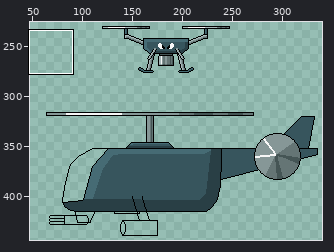
One commit to this pixel-art file: Blazing Geostation/pyropter.aseprite. Above: a wide view before the commit, with the close-up outlined.
Close-up. First the earlier version:
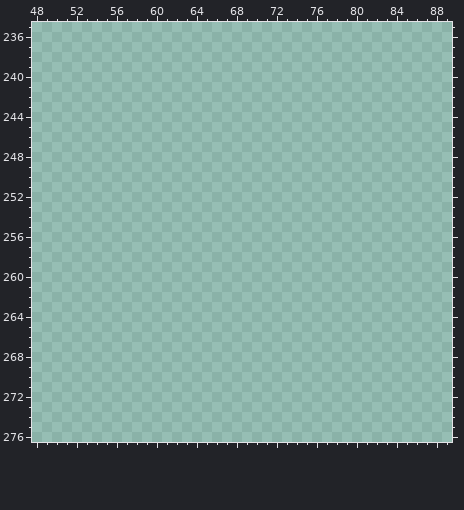
368x800 pixels, 1 frame. Colours within 5 levels of each other are drawn and written as one. Shown: x 48..89, y 235..276. The wide view leaves out empty margins. The commit also changed other parts of the picture, which this record leaves out.
The same view after the edit:
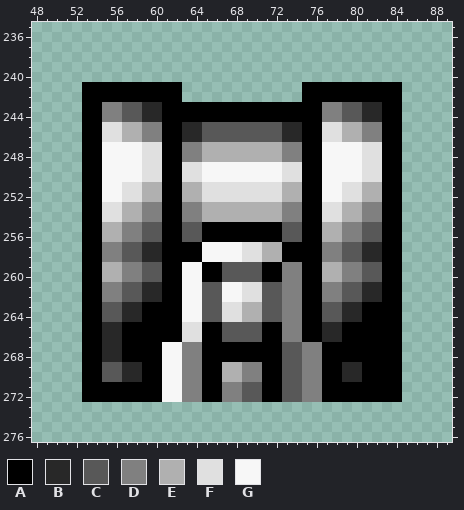
Palette (. is transparent): A #000000  B #282828  C #585858  D #808080  E #b0b0b0  F #e0e0e0  G #f7f7f7
What changed:
--- layer "Layer 3"
@@ x 48..89 @@
 240 ..........................................
-241 ..........................................
-242 ..........................................
-243 ..........................................
-244 ..........................................
-245 ..........................................
-246 ..........................................
-247 ..........................................
-248 ..........................................
-249 ..........................................
-250 ..........................................
-251 ..........................................
-252 ..........................................
-253 ..........................................
-254 ..........................................
-255 ..........................................
-256 ..........................................
-257 ..........................................
-258 ..........................................
-259 ..........................................
-260 ..........................................
-261 ..........................................
-262 ..........................................
-263 ..........................................
-264 ..........................................
-265 ..........................................
-266 ..........................................
-267 ..........................................
-268 ..........................................
-269 ..........................................
-270 ..........................................
-271 ..........................................
-272 ..........................................
+241 .....AAAAAAAAAA............AAAAAAAAAA.....
+242 .....AAAAAAAAAA............AAAAAAAAAA.....
+243 .....AADDCCBBAAAAAAAAAAAAAAAADDCCBBAA.....
+244 .....AADDCCBBAAAAAAAAAAAAAAAADDCCBBAA.....
+245 .....AAFFEEDDAABBCCCCCCCCBBAAFFEEDDAA.....
+246 .....AAFFEEDDAABBCCCCCCCCBBAAFFEEDDAA.....
+247 .....AAGGGGFFAADDEEEEEEEEDDAAGGGGFFAA.....
+248 .....AAGGGGFFAADDEEEEEEEEDDAAGGGGFFAA.....
+249 .....AAGGGGFFAAFFGGGGGGGGFFAAGGGGFFAA.....
+250 .....AAGGGGFFAAFFGGGGGGGGFFAAGGGGFFAA.....
+251 .....AAGGFFEEAAEEFFFFFFFFEEAAGGFFEEAA.....
+252 .....AAGGFFEEAAEEFFFFFFFFEEAAGGFFEEAA.....
+253 .....AAFFEEDDAADDEEEEEEEEDDAAFFEEDDAA.....
+254 .....AAFFEEDDAADDEEEEEEEEDDAAFFEEDDAA.....
+255 .....AAEEDDCCAACCAAAAAAAACCAAEEDDCCAA.....
+256 .....AAEEDDCCAACCAAAAAAAACCAAEEDDCCAA.....
+257 .....AADDCCBBAAAAGGGGFFEEAAAADDCCBBAA.....
+258 .....AADDCCBBAAAAGGGGFFEEAAAADDCCBBAA.....
+259 .....AAEEDDCCAAGGAACCCCAADDAAEEDDCCAA.....
+260 .....AAEEDDCCAAGGAACCCCAADDAAEEDDCCAA.....
+261 .....AADDCCBBAAGGCCGGFFCCDDAADDCCBBAA.....
+262 .....AADDCCBBAAGGCCGGFFCCDDAADDCCBBAA.....
+263 .....AACCBBAAAAGGCCFFEECCDDAACCBBAAAA.....
+264 .....AACCBBAAAAGGCCFFEECCDDAACCBBAAAA.....
+265 .....AABBAAAAAAFFAACCCCAADDAABBAAAAAA.....
+266 .....AABBAAAAAAFFAACCCCAADDAABBAAAAAA.....
+267 .....AABBAAAAGGDDAAAAAAAACCDDAAAAAAAA.....
+268 .....AABBAAAAGGDDAAAAAAAACCDDAAAAAAAA.....
+269 .....AACCBBAAGGDDAAEEDDAACCDDAABBAAAA.....
+270 .....AACCBBAAGGDDAAEEDDAACCDDAABBAAAA.....
+271 .....AAAAAAAAGGDDAADDCCAACCDDAAAAAAAA.....
+272 .....AAAAAAAAGGDDAADDCCAACCDDAAAAAAAA.....
 273 ..........................................
Changed places in both close-ups, as pixel boxes (x1, y1, x2, y2):
added: (82, 82, 402, 402)
